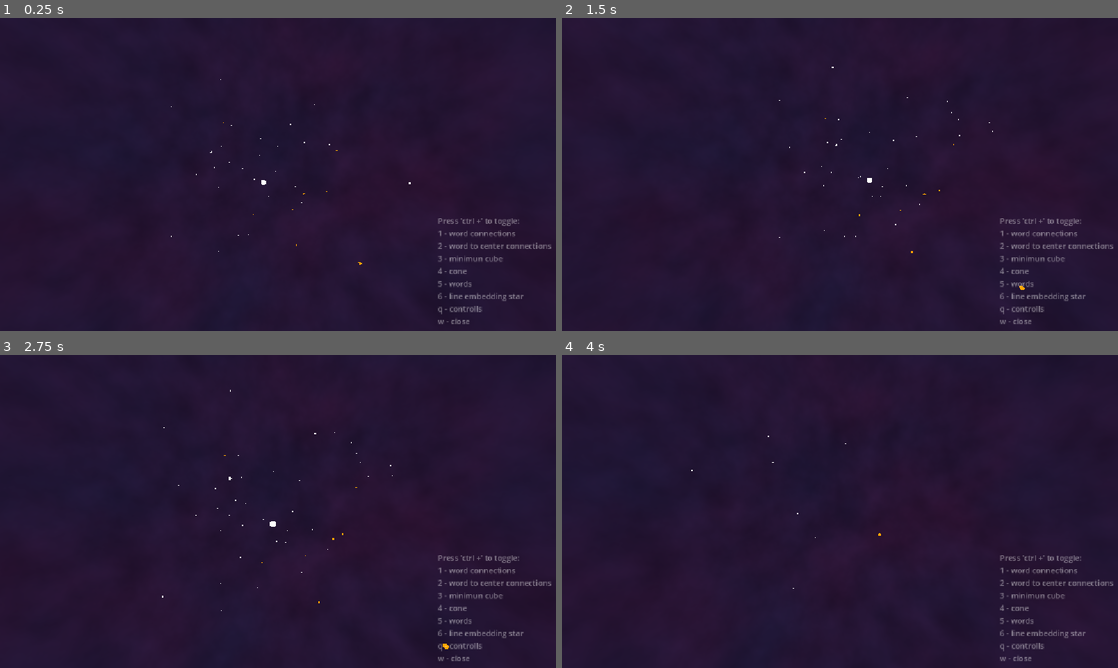
Above: before the commit, frames 1-4 (two rows, left to right).
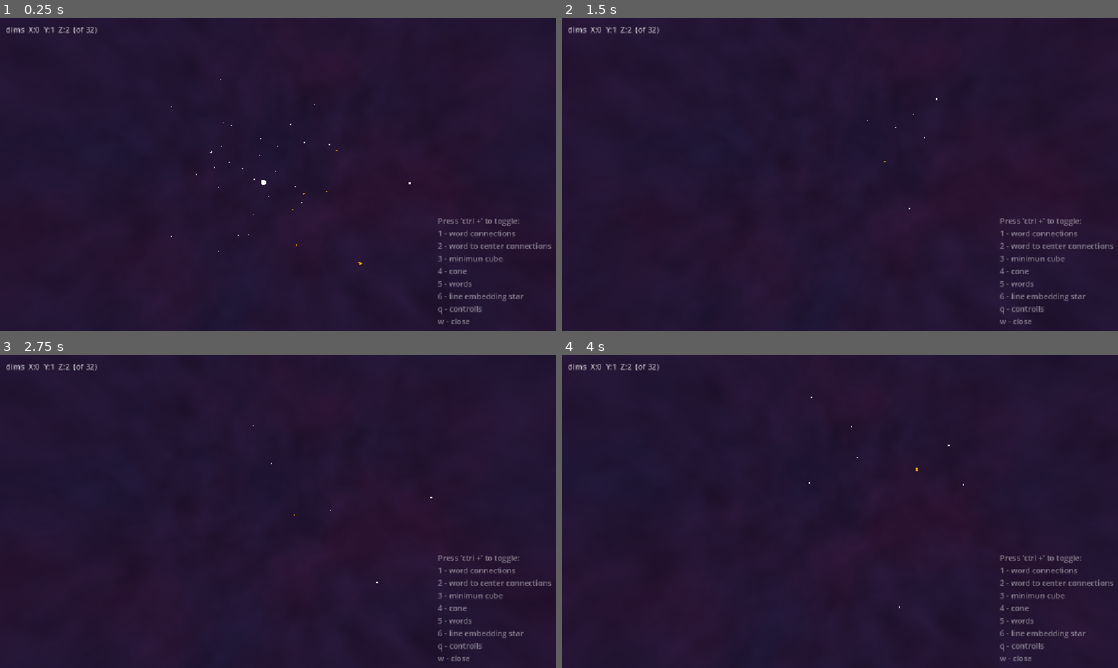
Above: after the commit, the same moments.

Repository: JohnnyEch0/embedding-test
Game: Godot game, scene res://main.tscn
Two runs of this game, one before a commit and one after it. Both use one fixed random seed, a clock stepped at 60 frames per second and the inputs below.
Inputs (mouse positions are in pixels of both pictures, inside the frame that each line leads up to):
- Up to frame 1 (0.25 s): no input
- Up to frame 2 (1.5 s): tap Enter at 0.5 s; move the mouse to (867, 174) at 0.52 s; hold W (move_forward) from 0.53 s (still down); tap F (dim_x_plus, bound only after the commit) at 0.6 s; tap G (dim_y_plus, bound only after the commit) at 0.8, 1.35 s; move the mouse to (812, 174) at 1.27 s
- Up to frame 3 (2.75 s): keep holding W (move_forward); tap H (dim_z_plus, bound only after the commit) at 1.55, 2.1 s; move the mouse to (289, 505) at 2.02 s; hold R (next_dims, bound only after the commit) from 2.03 s (still down)
- Up to frame 4 (4 s): keep holding W (move_forward); move the mouse to (834, 517) at 2.77 s; release R (next_dims, bound only after the commit) at 2.78 s; tap R (next_dims, bound only after the commit) at 2.85 s; tap F (dim_x_plus, bound only after the commit) at 3.05 s; move the mouse to (878, 514) at 3.52 s; hold E (next_line) from 3.53 s (still down); tap G (dim_y_plus, bound only after the commit) at 3.8 s

The runs differ from the first frame. In frame 1, 0.2% of the frame differs, in the area x 1-18%, y 2-6%; in frame 2, 0.2%; in frame 3, 0.2%, in the area x 1-81%, y 2-94%; in frame 4, 0.2%.

Commit message:
Feat: dimension-switching input (R window, F/G/H per axis) + always-visible dims HUD

Diff:
--- a/godot/main.gd
+++ b/godot/main.gd
@@ -1,8 +1,20 @@
 extends Node3D
 @onready var stars_node = $"Spheres"
+@onready var canvas := $"CanvasLayer"
 
 
 var cur_line := 0
+
+# === dimension switching (state + semantics in dim_map.gd)
+@export var enforce_distinct := true
+var dim_map: DimMap
+var dims_hud: Label
+## input action -> [axis, direction]
+const AXIS_ACTIONS := {
+	&"dim_x_plus": [&"x", 1], &"dim_x_minus": [&"x", -1],
+	&"dim_y_plus": [&"y", 1], &"dim_y_minus": [&"y", -1],
+	&"dim_z_plus": [&"z", 1], &"dim_z_minus": [&"z", -1],
+}
 
 # === automation
 @export var automation := false
@@ -17,6 +29,7 @@
 	stars_node.stars_rebuilt.connect(orbit.fit)
 	orbit.fit(stars_node.last_box, stars_node.last_cone)  # Spheres' _ready already ran
 	set_automation(automation)
+	_setup_dim_map()
 	stars_node.create_stars_from_data([1,2,3,4,5,6,7,8], [], true, true)
 	pass # Replace with function body.
 
@@ -38,6 +51,19 @@
 
 	if event.is_action_pressed("next_line"):
 		_advance_line()
+
+	# --- dimension switching ---
+	if event.is_action_pressed("next_dims"):
+		dim_map.advance_window()
+		return
+	if event.is_action_pressed("prev_dims"):
+		dim_map.advance_window(-1)
+		return
+	for action: StringName in AXIS_ACTIONS:
+		if event.is_action_pressed(action):
+			var spec: Array = AXIS_ACTIONS[action]
+			dim_map.advance_axis(spec[0], spec[1])
+			return
 
 	# Debug overlays: input action names match the debug registry keys,
 	# so dispatch via InputMap directly.
@@ -72,3 +98,34 @@
 func _rebuild() -> void:
 	print(show_poem_stars, show_line_stars, show_verse_stars)
 	stars_node.create_stars_from_data([cur_line], [], show_poem_stars, show_line_stars, show_verse_stars)
+
+
+# ======================= dimension switching
+
+func _setup_dim_map() -> void:
+	# Spheres' _ready ran first, so its dim_count (from data metadata) is set.
+	dim_map = DimMap.new(stars_node.dim_count, enforce_distinct)
+	dim_map.changed.connect(_on_dims_changed)
+	stars_node.dim_axes = dim_map.axes_vector()
+	_make_dims_hud()
+
+func _on_dims_changed() -> void:
+	stars_node.dim_axes = dim_map.axes_vector()
+	_rebuild()  # triggers stars_rebuilt -> orbit.fit
+
+func _make_dims_hud() -> void:
+	# built in code: always-visible mapping readout, independent of the
+	# toggleable controls label
+	dims_hud = Label.new()
+	dims_hud.name = "DimsHud"
+	dims_hud.position = Vector2(12, 12)
+	dims_hud.mouse_filter = Control.MOUSE_FILTER_IGNORE
+	var settings := LabelSettings.new()
+	settings.font_color = Color(1, 1, 1, 0.7)
+	dims_hud.label_settings = settings
+	canvas.add_child(dims_hud)
+	_update_dims_hud()
+
+func _update_dims_hud() -> void:
+	var v := dim_map.axes_vector()
+	dims_hud.text = "dims  X:%d  Y:%d  Z:%d  (of %d)" % [v.x, v.y, v.z, dim_map.dim_count]
--- a/godot/main.tscn
+++ b/godot/main.tscn
@@ -74,6 +74,12 @@
 5 - words
 6 - line embedding star
 q - controlls
-w - close "
+w - close
+
+no ctrl:
+e - next line
+r - next 3 dims (+shift back)
+f/g/h - x/y/z dim (+shift back)
+"
 label_settings = SubResource("LabelSettings_lquwl")
 script = ExtResource("6_7mycd")
--- a/godot/project.godot
+++ b/godot/project.godot
@@ -108,6 +108,46 @@
 "events": [Object(InputEventKey,"resource_local_to_scene":false,"resource_name":"","device":-1,"window_id":0,"alt_press …(191 unchanged characters)…
 ]
 }
+next_dims={
+"deadzone": 0.2,
+"events": [Object(InputEventKey,"resource_local_to_scene":false,"resource_name":"","device":-1,"window_id":0,"alt_pressed":false,"shift_pressed":false,"ctrl_pressed":false,"meta_pressed":false,"pressed":false,"keycode":0,"physical_keycode":82,"key_label":0,"unicode":114,"location":0,"echo":false,"script":null)
+]
+}
+prev_dims={
+"deadzone": 0.2,
+"events": [Object(InputEventKey,"resource_local_to_scene":false,"resource_name":"","device":-1,"window_id":0,"alt_pressed":false,"shift_pressed":true,"ctrl_pressed":false,"meta_pressed":false,"pressed":false,"keycode":0,"physical_keycode":82,"key_label":0,"unicode":114,"location":0,"echo":false,"script":null)
+]
+}
+dim_x_plus={
+"deadzone": 0.2,
+"events": [Object(InputEventKey,"resource_local_to_scene":false,"resource_name":"","device":-1,"window_id":0,"alt_pressed":false,"shift_pressed":false,"ctrl_pressed":false,"meta_pressed":false,"pressed":false,"keycode":0,"physical_keycode":70,"key_label":0,"unicode":102,"location":0,"echo":false,"script":null)
+]
+}
+dim_x_minus={
+"deadzone": 0.2,
+"events": [Object(InputEventKey,"resource_local_to_scene":false,"resource_name":"","device":-1,"window_id":0,"alt_pressed":false,"shift_pressed":true,"ctrl_pressed":false,"meta_pressed":false,"pressed":false,"keycode":0,"physical_keycode":70,"key_label":0,"unicode":102,"location":0,"echo":false,"script":null)
+]
+}
+dim_y_plus={
+"deadzone": 0.2,
+"events": [Object(InputEventKey,"resource_local_to_scene":false,"resource_name":"","device":-1,"window_id":0,"alt_pressed":false,"shift_pressed":false,"ctrl_pressed":false,"meta_pressed":false,"pressed":false,"keycode":0,"physical_keycode":71,"key_label":0,"unicode":103,"location":0,"echo":false,"script":null)
+]
+}
+dim_y_minus={
+"deadzone": 0.2,
+"events": [Object(InputEventKey,"resource_local_to_scene":false,"resource_name":"","device":-1,"window_id":0,"alt_pressed":false,"shift_pressed":true,"ctrl_pressed":false,"meta_pressed":false,"pressed":false,"keycode":0,"physical_keycode":71,"key_label":0,"unicode":103,"location":0,"echo":false,"script":null)
+]
+}
+dim_z_plus={
+"deadzone": 0.2,
+"events": [Object(InputEventKey,"resource_local_to_scene":false,"resource_name":"","device":-1,"window_id":0,"alt_pressed":false,"shift_pressed":false,"ctrl_pressed":false,"meta_pressed":false,"pressed":false,"keycode":0,"physical_keycode":72,"key_label":0,"unicode":104,"location":0,"echo":false,"script":null)
+]
+}
+dim_z_minus={
+"deadzone": 0.2,
+"events": [Object(InputEventKey,"resource_local_to_scene":false,"resource_name":"","device":-1,"window_id":0,"alt_pressed":false,"shift_pressed":true,"ctrl_pressed":false,"meta_pressed":false,"pressed":false,"keycode":0,"physical_keycode":72,"key_label":0,"unicode":104,"location":0,"echo":false,"script":null)
+]
+}
 
 [physics]
 
